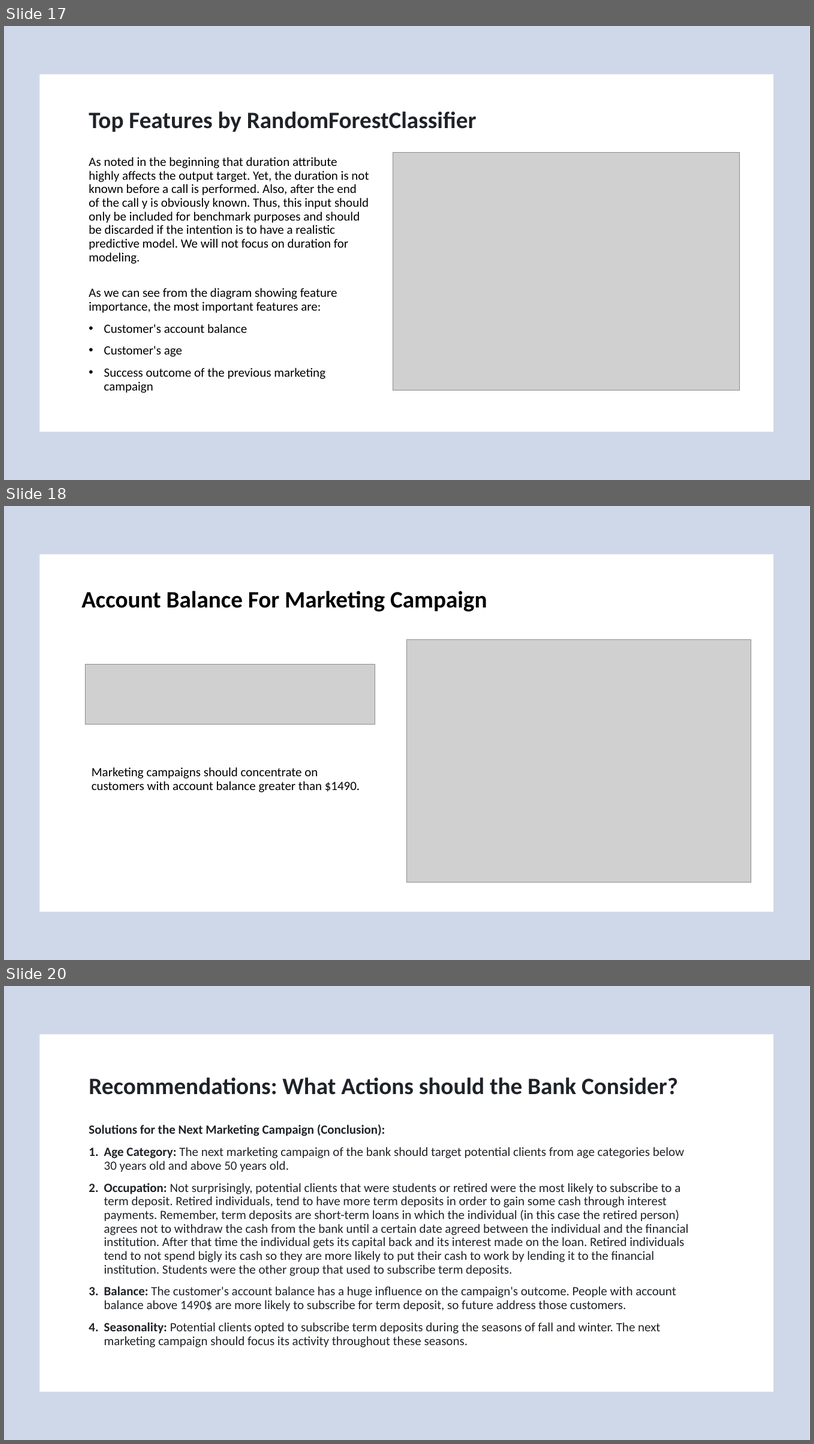
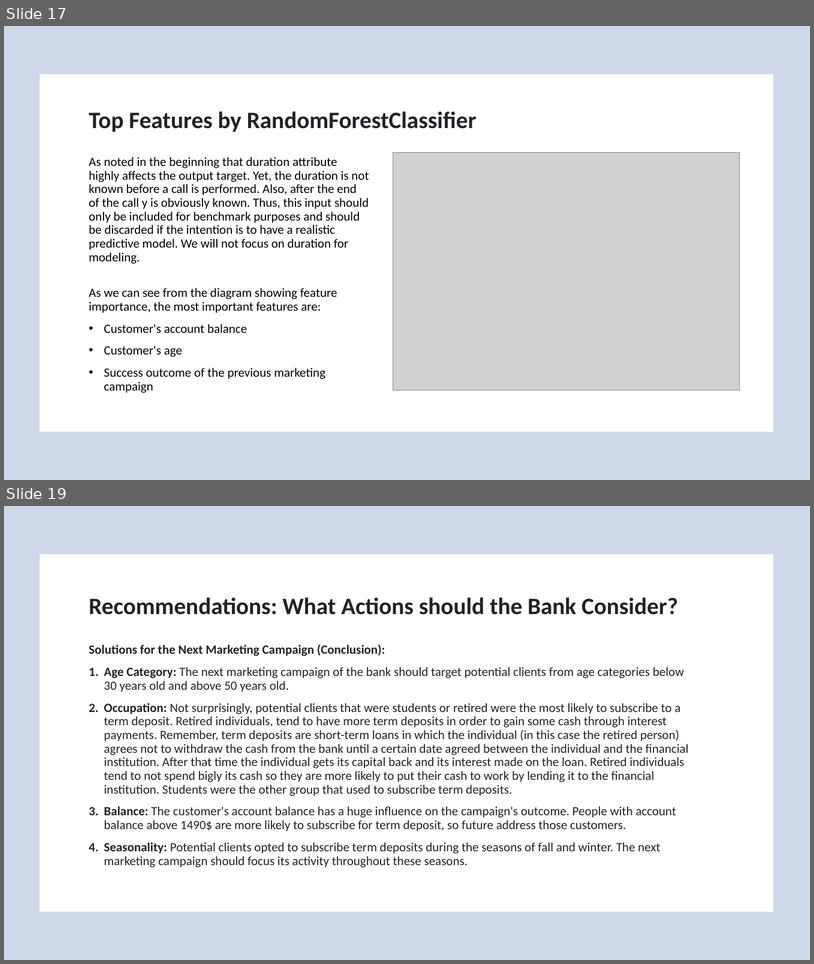
Before and after one commit to tw1107/Springboard-Capstone-Bank-Marketing, a slide deck: document/Bank Marketing Campaign- Predicting Term Deposit Subscriptions.pptx. Shown one above the other, each under a label of ours: slides 17, 18 and 20 before the commit, slides 17 and 19 after it; the slides between them are not shown. The pictures are 814x1444 and 814x964 pixels, drawn with LibreOffice and Linux fonts; fonts in the diff are those of the drawing; grey boxes stand for pictures; background and template pictures are left out. Boxes give left, top, right and bottom in pixels: in the first picture for what was removed or moved away, otherwise in the second. Text is boxed around its words. In the diff, an @@ line names an element or a change of style, - is before the commit and + after.

```diff
--- a/document/Bank Marketing Campaign- Predicting Term Deposit Subscriptions.pptx
+++ b/document/Bank Marketing Campaign- Predicting Term Deposit Subscriptions.pptx
@@ slide 18 removed at bbox=[4, 506, 810, 960], background picture (left out) @@
@@ rectangle removed at bbox=[4, 506, 810, 960] @@
@@ rectangle removed at bbox=[4, 506, 810, 960] @@
@@ rectangle removed at bbox=[39, 555, 774, 912] @@
@@ text removed at bbox=[81, 591, 487, 612] @@
-Account Balance For Marketing Campaign
@@ picture removed at bbox=[408, 640, 752, 882] @@
@@ picture removed at bbox=[86, 664, 375, 724] @@
@@ text removed at bbox=[92, 767, 360, 792] @@
-Marketing campaigns should concentrate on customers with account balance greater than $1490.
@@ what was slide 20 is now slide 19 @@
```
Also in this commit, not shown: 1 slide changed.
